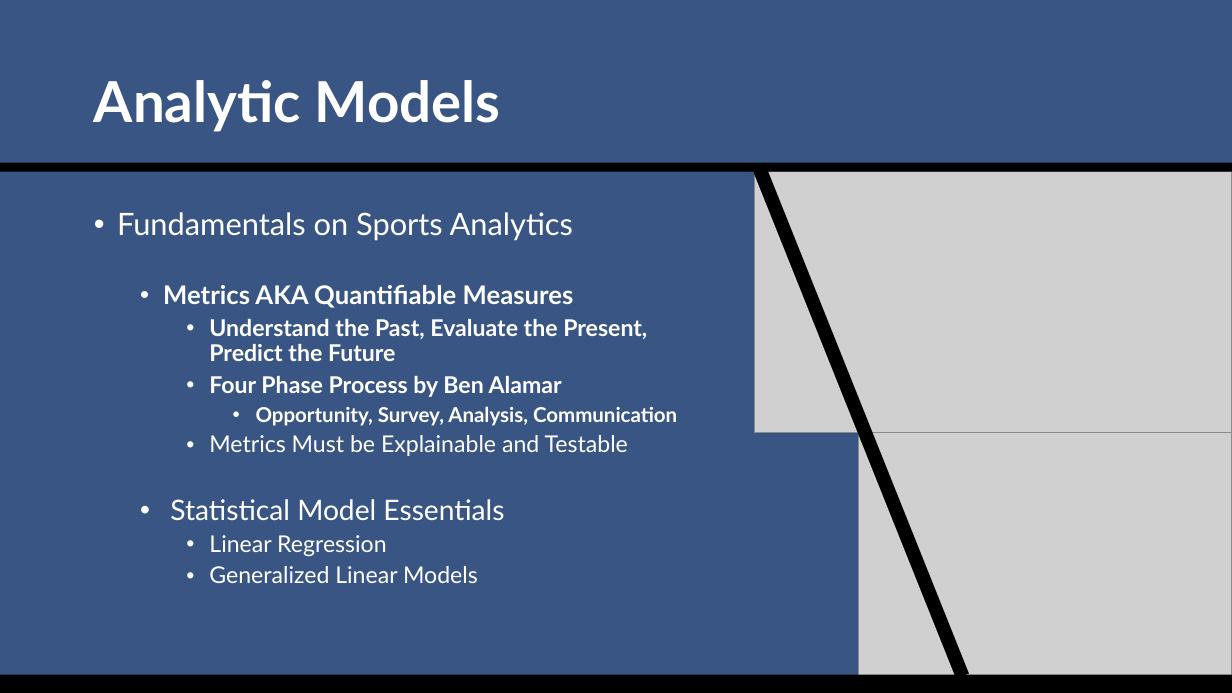
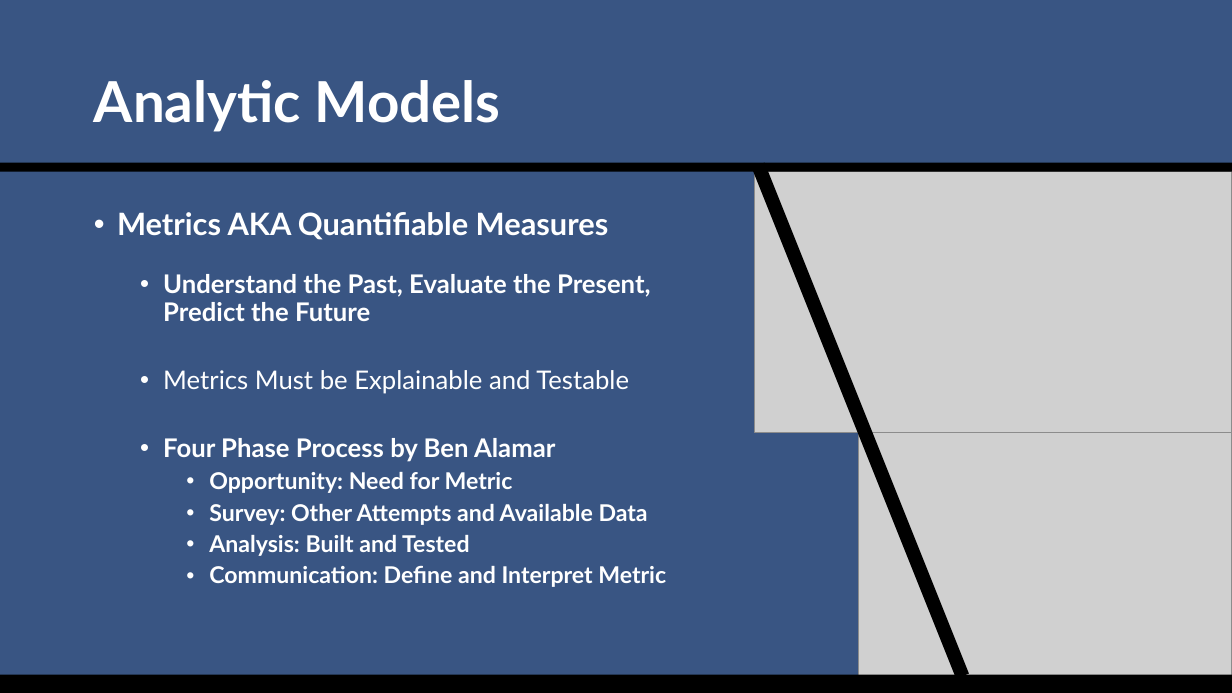
Before and after one commit to SuperMarioGiacomazzo/STOR538_WEBSITE, a slide deck: slide 7 of Slides/Sports Analytics 2/Sports_Analytics_2_Lecture.pptx (slide 8 before the commit). Drawn at 1232x693 pixels with LibreOffice and Linux fonts; fonts in the diff are those of the drawing; grey boxes stand for pictures. Boxes give left, top, right and bottom in pixels: in the first picture for what was removed or moved away, otherwise in the second. Text is boxed around its words. In the diff, an @@ line names an element or a change of style, - is before the commit and + after.

```diff
--- a/Slides/Sports Analytics 2/Sports_Analytics_2_Lecture.pptx
+++ b/Slides/Sports Analytics 2/Sports_Analytics_2_Lecture.pptx
@@ text at [117, 212, 573, 241]: paragraph removed @@
-• Fundamentals on Sports Analytics
@@ text at [117, 212, 651, 462]: size 20 to 24 pt in "Metrics AKA Quantifiable Measures"; size 18 to 20 pt in "Understand the Past, Evaluate the Present, Predict ...", "Four Phase Process by Ben Alamar"; list level 2 to 1 in "Metrics AKA Quantifiable Measures"; list level 3 to 2 in "Understand the Past, Evaluate the ..."; list level 3 to 2 in "Four Phase Process by Ben ..." @@
@@ text at [163, 370, 629, 394]: paragraph added @@
+  • Metrics Must be Explainable and Testable
@@ text at [209, 472, 666, 587]: text changed; bold on @@
-      • Opportunity, Survey, Analysis, Communication
-    • Metrics Must be Explainable and Testable
-  • Statistical Model Essentials
-    • Linear Regression
-    • Generalized Linear Models
+    • Opportunity: Need for Metric
+    • Survey: Other Attempts and Available Data
+    • Analysis: Built and Tested
+    • Communication: Define and Interpret Metric
```
Also in this commit, not shown: 1 other slide changed, 1 slide removed, 3 other files.
